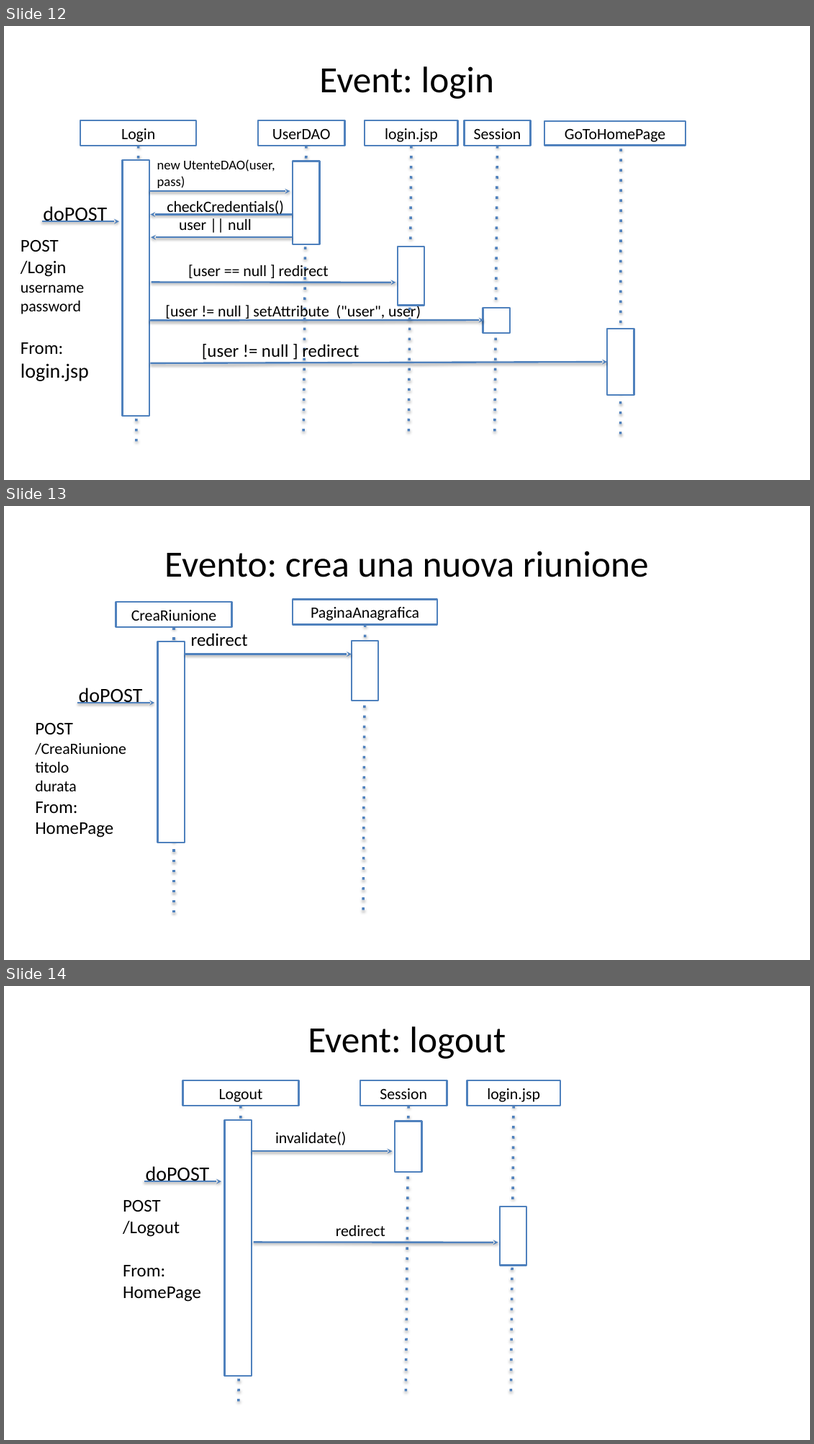
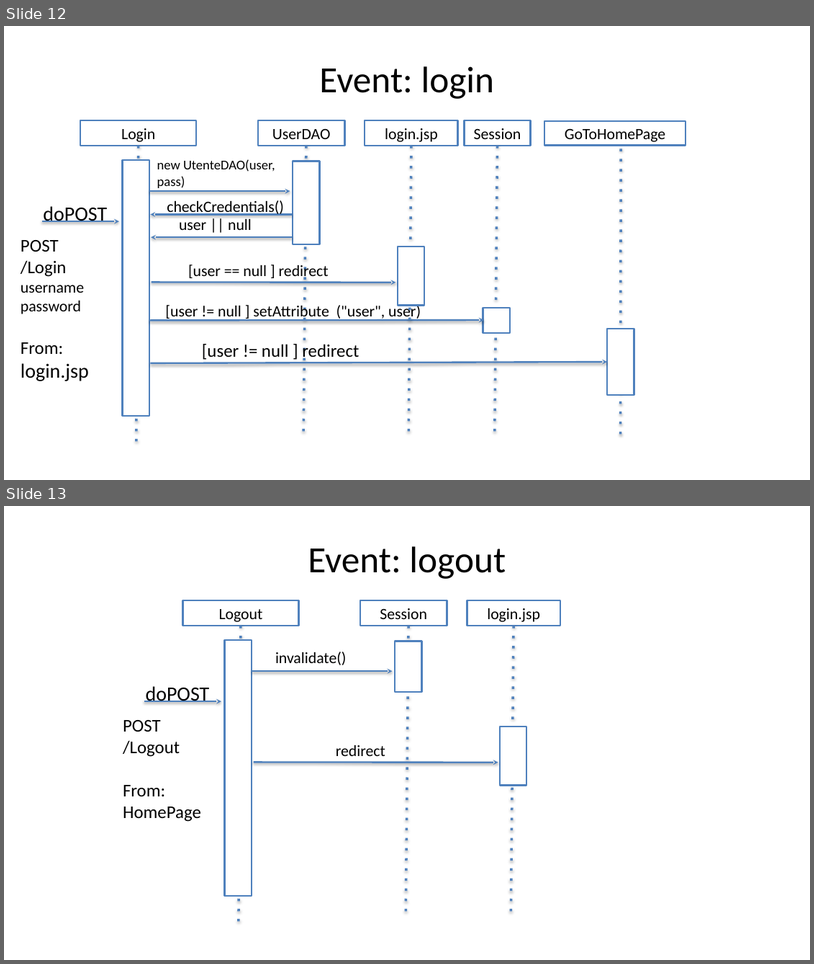
Before and after one commit to lotta98/Progetto5, a slide deck: ProgettoTIW.pptx. Shown one above the other, each under a label of ours: slides 12, 13 and 14 before the commit, slides 12 and 13 after it. The pictures are 814x1444 and 814x964 pixels, drawn with LibreOffice and Linux fonts; fonts in the diff are those of the drawing. Boxes give left, top, right and bottom in pixels: in the first picture for what was removed or moved away, otherwise in the second. Text is boxed around its words. In the diff, an @@ line names an element or a change of style, - is before the commit and + after.

```diff
--- a/ProgettoTIW.pptx
+++ b/ProgettoTIW.pptx
@@ slide 13 removed at [4,506,810,960], background #FFFFFF @@
@@ title removed at [165,551,649,577] @@
-Evento: crea una nuova riunione
@@ rectangle removed at [116,602,232,627] @@
-CreaRiunione
@@ rectangle removed at [293,599,437,625] @@
-PaginaAnagrafica
@@ line removed from (174, 627) to (174, 914) @@
@@ text removed at [191,633,248,646] @@
-redirect
@@ line removed from (365, 625) to (363, 912) @@
@@ rectangle removed at [157,641,185,843] @@
@@ arrow removed from (185, 654) to (352, 654) @@
@@ rectangle removed at [352,641,378,701] @@
@@ text removed at [79,687,143,703] @@
-doPOST
@@ arrow removed from (77, 703) to (154, 703) @@
@@ text removed at [35,723,126,837] @@
-POST
-/CreaRiunione
-titolo
-durata
-From:
-HomePage
@@ what was slide 14 is now slide 13 @@
```
Also in this commit, not shown: 1 slide changed.
